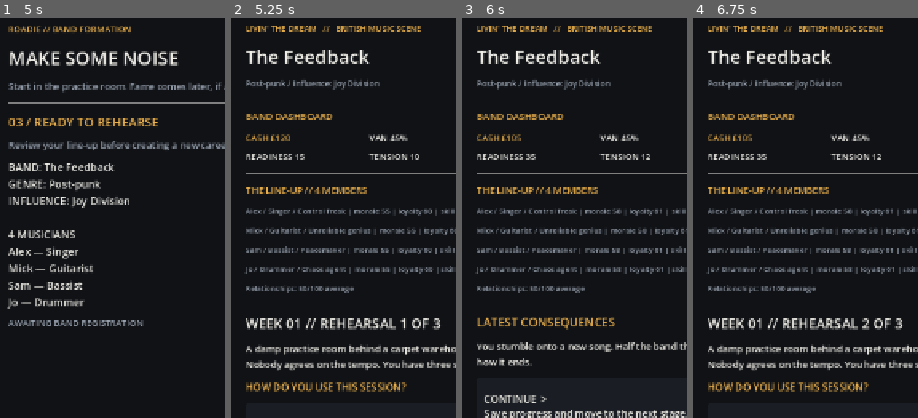
Above: before the commit, frames 1-4 (left to right).
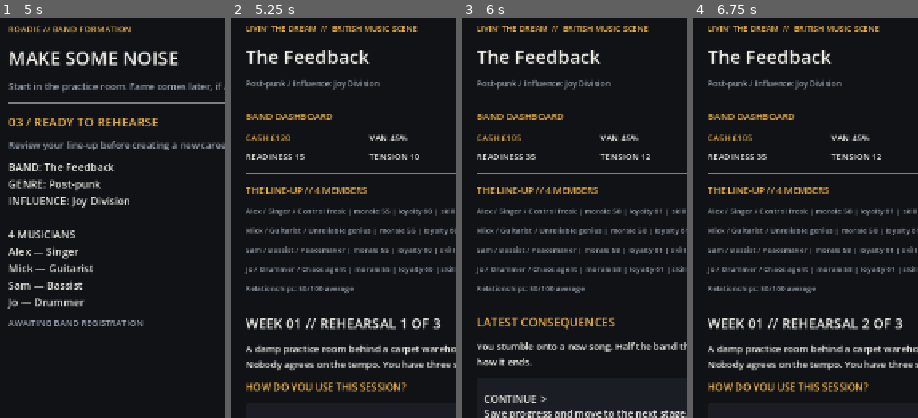
Above: after the commit, the same moments.

Repository: alimuir654-rgb/BandMaster
Game: Godot game, scene res://main_menu.tscn
The game is run twice, just before and just after one commit, with the same random seed, the same clock (stepped at 60 frames per second) and the same inputs.
Inputs (mouse positions are % of the whole screen's width and height, from its top left):
- Up to frame 1 (5 s): click "START A NEW BAND" at 0.5 s; click "START A NEW BAND" at 1.25 s; click "OK" at 2 s; click "NEXT / LINE-UP >" at 2.75 s; click (49, 45) at 3.52 s; type "12" at 3.6 s; click (49, 73) at 3.75 s; type "12" at 3.83 s; click "NEXT / REVIEW >" at 4.25 s
- Up to frame 2 (5.25 s): click "CREATE BAND >" at 5 s
- Up to frame 3 (6 s): click "B // WRITE SOMETHING NEW Crea…" at 5.75 s
- Up to frame 4 (6.75 s): click "CONTINUE > Save progress and …" at 6.5 s
The pictures show only the part of the screen within x 1-51%, y 1-51%; the shares and areas given below are measured in that part.

Frame 1 is identical in both runs. In frame 2, 0.5% of the frame differs, in the area x 40-85%, y 2-4%; in frame 3, 0.5%; in frame 4, 0.5%.

Commit message:
ui: compact career header, objective-led home and reduced vertical waste

Diff:
--- a/Scripts/tour_intro.gd
+++ b/Scripts/tour_intro.gd
@@ -151,22 +151,25 @@
 	page.size_flags_horizontal = Control.SIZE_EXPAND_FILL
 	page.add_theme_constant_override("separation", 14)
 	margin.add_child(page)
-	_label(page, "LIVIN\u0027 THE DREAM   //   BRITISH MUSIC SCENE", 13, AMBER)
-	_label(page, str(band.get("name", "Unknown Band")), 30, WHITE)
-	_label(page, "%s / Influence: %s" % [band.get("genre", "Unknown"), band.get("influence", "Unknown")], 13, MUTED)
-	_separator()
-	_label(page, "BAND DASHBOARD", 15, AMBER)
-	var stats := GridContainer.new()
-	stats.columns = 3
-	stats.add_theme_constant_override("h_separation", 18)
-	stats.add_theme_constant_override("v_separation", 10)
-	page.add_child(stats)
-	_stat(stats, "CASH £%d" % cash, AMBER)
-	_stat(stats, "VAN %d%%" % van_health, WHITE)
-	_stat(stats, "MORALE %d" % morale, WHITE)
-	_stat(stats, "READINESS %d" % readiness, WHITE)
-	_stat(stats, "TENSION %d" % tension, WHITE)
-	_stat(stats, "REPUTATION %d" % reputation, WHITE)
+	if current_event == "aftershow" and pending_next.is_empty():
+		_show_compact_career_header()
+	else:
+		_label(page, "LIVIN' THE DREAM  //  BRITISH MUSIC SCENE", 13, AMBER)
+		_label(page, str(band.get("name","Unknown Band")), 30, WHITE)
+		_label(page, "%s / Influence: %s" % [str(band.get("genre","Unknown")),str(band.get("influence","Unknown"))], 13, MUTED)
+		_separator()
+		_label(page, "BAND DASHBOARD", 15, AMBER)
+		var stats := GridContainer.new()
+		stats.columns = 3
+		stats.add_theme_constant_override("h_separation",18)
+		stats.add_theme_constant_override("v_separation",10)
+		page.add_child(stats)
+		_stat(stats, "CASH £%d" % cash, AMBER)
+		_stat(stats, "VAN %d%%" % van_health, WHITE)
+		_stat(stats, "MORALE %d" % morale, WHITE)
+		_stat(stats, "READINESS %d" % readiness, WHITE)
+		_stat(stats, "TENSION %d" % tension, WHITE)
+		_stat(stats, "REPUTATION %d" % reputation, WHITE)
 	if current_event != "aftershow":
 		_separator()
 		_show_lineup()
@@ -187,6 +190,18 @@
 			_show_aftershow()
 			_build_bottom_nav()
 		_: _label(page, "UNKNOWN STAGE: " + current_event, 16, AMBER)
+
+func _show_compact_career_header() -> void:
+	_label(page, "LIVIN' THE DREAM  /  UK GRASSROOTS", 12, AMBER)
+	var top := HBoxContainer.new()
+	top.add_theme_constant_override("separation", 10)
+	page.add_child(top)
+	var band_label := _label(top,str(band.get("name","Unknown Band")),27,WHITE)
+	band_label.size_flags_horizontal = Control.SIZE_EXPAND_FILL
+	_label(top,"DAY %d" % tour_day,15,AMBER)
+	_label(page, "%s   ·   CASH £%d   ·   FANS %d   ·   REP %d" % [
+		str(band.get("genre","Unknown")),cash,int(career_extra.get("fans",0)),reputation],14,WHITE)
+
 
 func _show_lineup() -> void:
 	var members: Array = band.get("members", [])
@@ -408,7 +423,6 @@
 
 func _show_aftershow() -> void:
 	_label(page, "CAREER HQ  //  " + career_tab, 21, AMBER)
-	_label(page, "DAY %d   CASH £%d   FANS %d   REP %d" % [tour_day,cash,int(career_extra.get("fans",0)),reputation], 15, WHITE)
 	_show_scene_banner()
 	_separator()
 	if not career_feedback.is_empty():
@@ -449,7 +463,7 @@
 	var box_style := _style(theme[1])
 	box_style.set_content_margin_all(22)
 	banner.add_theme_stylebox_override("panel", box_style)
-	banner.custom_minimum_size.y = 160
+	banner.custom_minimum_size.y = 132
 	page.add_child(banner)
 	var copy := VBoxContainer.new()
 	copy.alignment = BoxContainer.ALIGNMENT_CENTER
@@ -459,7 +473,7 @@
 		art.texture = load("res://Art/uk_street_banner.svg")
 		art.expand_mode = TextureRect.EXPAND_IGNORE_SIZE
 		art.stretch_mode = TextureRect.STRETCH_KEEP_ASPECT_COVERED
-		art.custom_minimum_size.y = 154
+		art.custom_minimum_size.y = 110
 		art.mouse_filter = Control.MOUSE_FILTER_IGNORE
 		copy.add_child(art)
 	_label(copy, str(theme[0]), 16, WHITE)
@@ -467,30 +481,38 @@
 
 
 func _show_home_dashboard() -> void:
-	_section("WHAT'S NEXT?", "A small British band with big ambitions. Choose where to spend your next day.")
 	_show_opportunities()
-	var available := UKGigs.available(reputation, int(career_extra.get("fans",0)))
+	var fans := int(career_extra.get("fans",0))
 	var next_venue: Dictionary = {}
 	for venue in UKGigs.VENUES:
-		if not available.has(venue):
+		if reputation < int(venue["min_rep"]) or fans < int(venue["min_fans"]):
 			next_venue = venue
 			break
 	if next_venue.is_empty():
-		_label(page, "All current regional venues unlocked.", 15, AMBER)
+		_section("NATIONAL CIRCUIT UNLOCKED","You can now book every venue in the current British circuit.")
+		_choice("BROWSE ALL GIGS","Choose the next city.",func() -> void: _set_career_tab("GIGS"))
 	else:
-		_label(page, "NEXT DESTINATION: %s" % str(next_venue["city"]), 17, AMBER)
-		_label(page, "Need %d reputation and %d fans  /  Current %d and %d" % [int(next_venue["min_rep"]),int(next_venue["min_fans"]),reputation,int(career_extra.get("fans",0))], 14, MUTED)
-		_meter("FANS TO UNLOCK", int(career_extra.get("fans",0)), int(next_venue["min_fans"]))
-	_section("BAND PULSE", "Manage your resources before the next booking.")
+		var missing_fans := maxi(0,int(next_venue["min_fans"]) - fans)
+		var missing_rep := maxi(0,int(next_venue["min_rep"]) - reputation)
+		_section("NEXT OBJECTIVE  //  " + str(next_venue["city"]),
+			"Need %d more fans and %d more reputation to unlock %s." % [missing_fans,missing_rep,str(next_venue["venue"])])
+		_meter("FANS", fans, maxi(1,int(next_venue["min_fans"])))
+		_meter("REPUTATION", reputation, maxi(1,int(next_venue["min_rep"])))
+		if missing_fans > 0:
+			_choice("PLAY A HOMETOWN GIG","Earn fans and cash, even with a worn-out van.",func() -> void: _set_career_tab("GIGS"))
+			_choice("PROMOTE THE BAND — £25","Posters attract new fans and create buzz.",func() -> void: _take_career_action("promo"))
+		else:
+			_choice("BUILD YOUR REPUTATION","Book another gig to attract promoters.",func() -> void: _set_career_tab("GIGS"))
+	_section("TODAY'S BAND PULSE","Your resources determine how well the next gig goes.")
 	_meter("READINESS", readiness, 100)
 	_meter("MORALE", morale, 100)
-	_meter("VAN CONDITION", van_health, 100)
-	_label(page, "SONGS %d   DEMOS %d   GEAR %d" % [int(career_extra.get("songs",0)),int(career_extra.get("demos",0)),int(career_extra.get("gear",0))], 15, WHITE)
-	_label(page, "QUICK ACTIONS", 17, AMBER)
-	_choice("BOOK A GIG", "Browse local and regional venues.", func() -> void: _set_career_tab("GIGS"))
-	_choice("WRITE A SONG", "Free  /  one day  /  build your catalogue.", func() -> void: _take_career_action("songwrite"))
-	_choice("REHEARSE — £15", "One day  /  improve live readiness.", func() -> void: _take_career_action("rehearse"))
-	_choice("PROMOTE THE BAND — £25", "One day  /  win local fans.", func() -> void: _take_career_action("promo"))
+	_meter("VAN", van_health, 100)
+	_label(page,"SONGS %d  /  DEMOS %d  /  GEAR %d" % [
+		int(career_extra.get("songs",0)),int(career_extra.get("demos",0)),int(career_extra.get("gear",0))],15,WHITE)
+	_label(page,"QUICK ACTIONS",17,AMBER)
+	_choice("BOOK A GIG","Explore local and regional venues.",func() -> void: _set_career_tab("GIGS"))
+	_choice("WRITE A SONG","Free  /  one day.",func() -> void: _take_career_action("songwrite"))
+	_choice("REHEARSE — £15","One day  /  increase readiness.",func() -> void: _take_career_action("rehearse"))
 
 
 func _show_band_cards() -> void:
